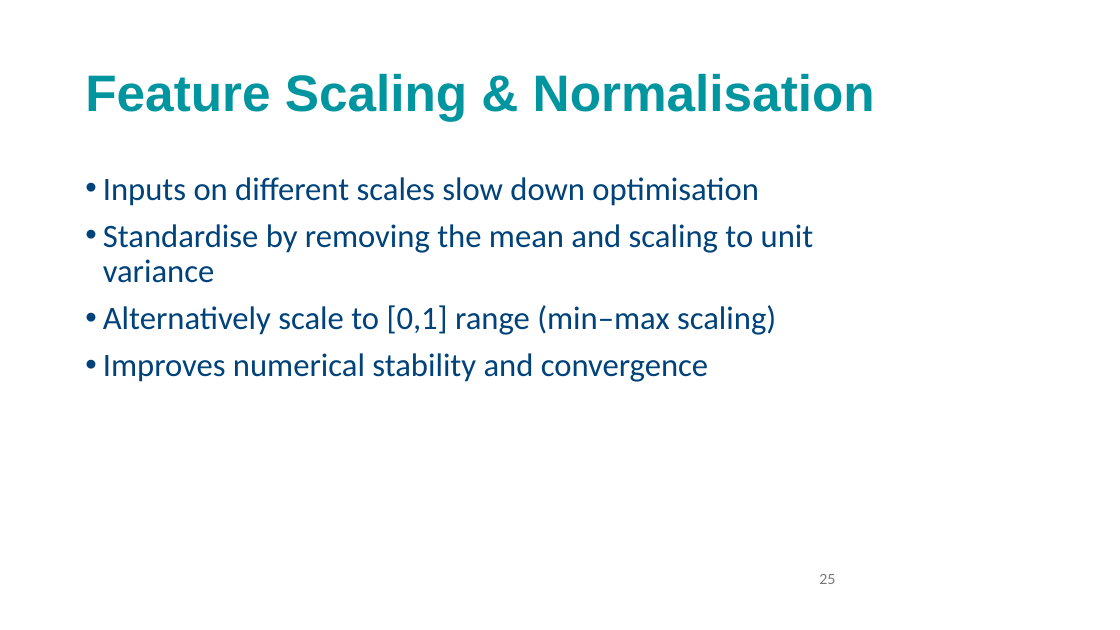
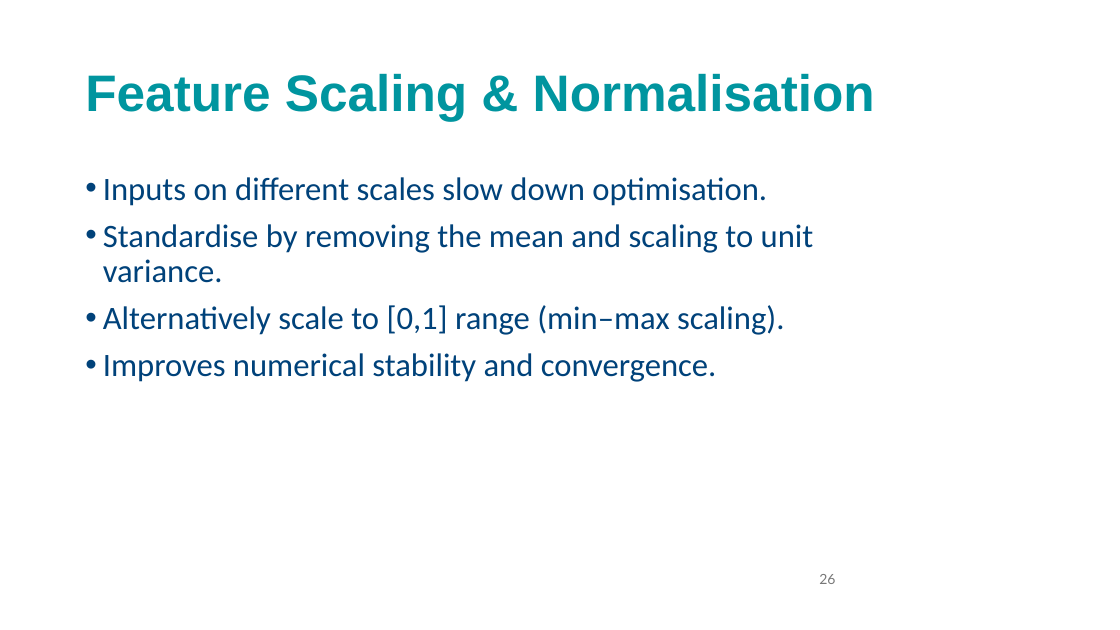
Before and after one commit to andrewcparnell/STAT41130, a slide deck: slide 26 of slides/day 1/D1C1_LR_NNs.pptx (slide 25 before the commit). Drawn at 1120x630 pixels with LibreOffice and Linux fonts; fonts in the diff are those of the drawing; background and template pictures are left out. Boxes give left, top, right and bottom in pixels: in the first picture for what was removed or moved away, otherwise in the second. Text is boxed around its words. In the diff, an @@ line names an element or a change of style, - is before the commit and + after.

```diff
--- a/slides/day 1/D1C1_LR_NNs.pptx
+++ b/slides/day 1/D1C1_LR_NNs.pptx
@@ text at (103,177,814,382): text changed @@
-• Inputs on different scales slow down optimisation
-• Standardise by removing the mean and scaling to unit variance
-• Alternatively scale to [0,1] range (min–max scaling)
-• Improves numerical stability and convergence
+• Inputs on different scales slow down optimisation.
+• Standardise by removing the mean and scaling to unit variance.
+• Alternatively scale to [0,1] range (min–max scaling).
+• Improves numerical stability and convergence.
@@ page number at (819,574,835,584): text changed @@
-25
+26
```
Also in this commit, not shown: 9 other slides changed, 1 slide added, 1 other file.
